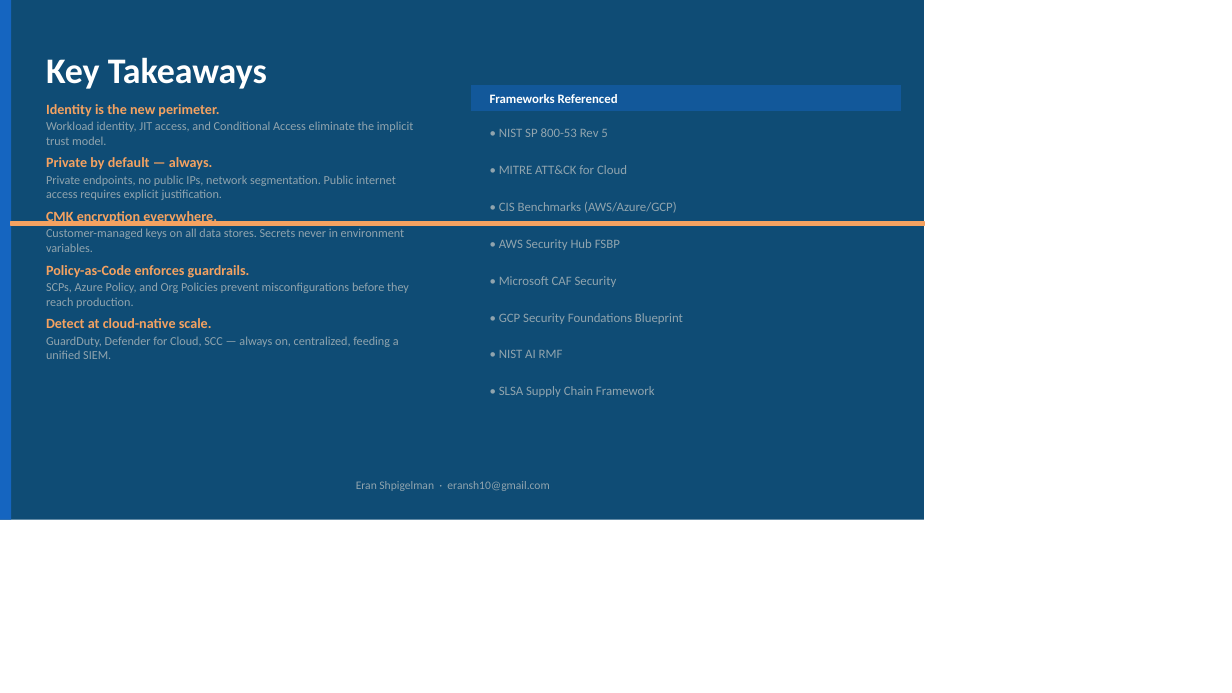
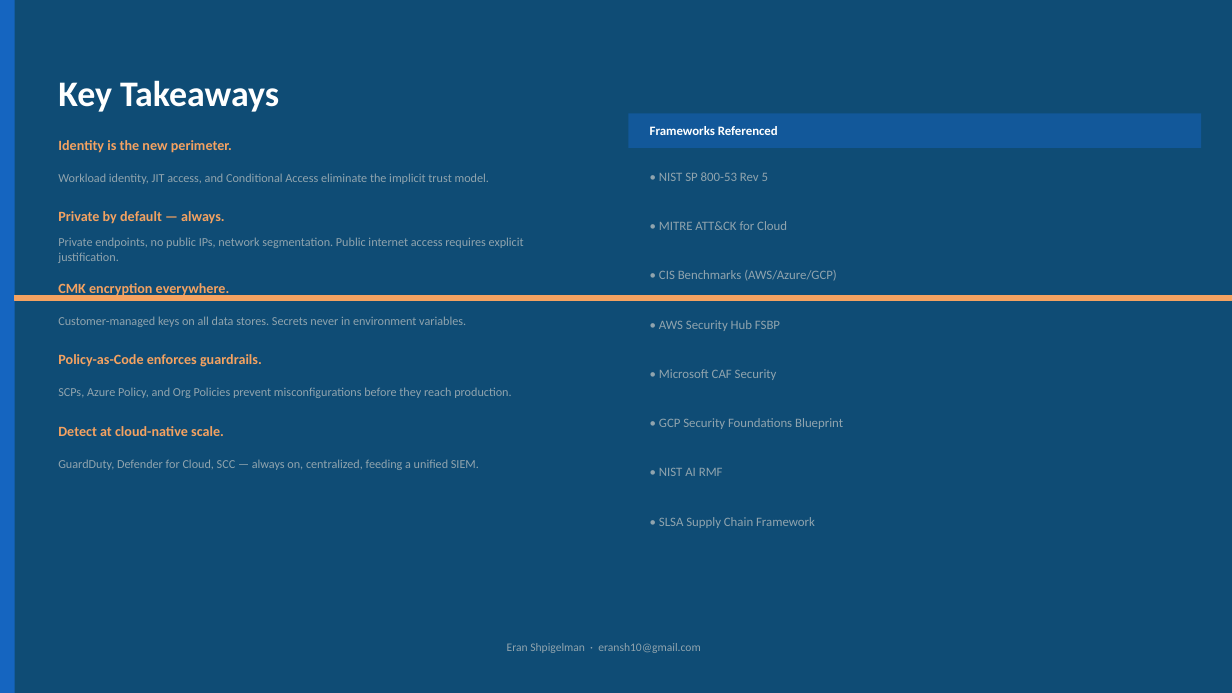
Before and after one commit to eransh10/Security-Architecture-Guidelines-Best-Practices, a slide deck: slide 45 of Cloud/cloud_security_architecture_deck.pptx. Drawn at 1232x693 pixels with LibreOffice and Linux fonts; fonts in the diff are those of the drawing. Boxes give left, top, right and bottom in pixels: in the first picture for what was removed or moved away, otherwise in the second. Text is boxed around its words. In the diff, an @@ line names an element or a change of style, - is before the commit and + after.

Commit message:
sync cloud deck: 45-slide expanded version (Advanced Security Domains)

```diff
--- a/Cloud/cloud_security_architecture_deck.pptx
+++ b/Cloud/cloud_security_architecture_deck.pptx
@@ rectangle: place and size @@
-rectangle at box(0, 0, 924, 519)
+rectangle at box(0, 0, 1232, 693)
@@ rectangle: place and size @@
-rectangle at box(0, 0, 11, 519)
+rectangle at box(0, 0, 15, 693)
@@ text "Key Takeaways": place and size @@
-text "Key Takeaways" at box(46, 57, 267, 89)
+text "Key Takeaways" at box(58, 80, 279, 112)
@@ rectangle: place and size @@
-rectangle at box(471, 85, 901, 111)
+rectangle at box(628, 114, 1202, 148)
@@ text "Frameworks Referenced": place and size @@
-text "Frameworks Referenced" at box(490, 94, 618, 103)
+text "Frameworks Referenced" at box(650, 126, 778, 135)
@@ text "Identity is the new perimeter.": place and size @@
-text "Identity is the new perimeter." at box(46, 104, 219, 117)
+text "Identity is the new perimeter." at box(58, 140, 232, 153)
@@ text "Workload identity, JIT access, and ..." rewrapped from box(46, 121, 413, 145) to box(58, 173, 489, 184) @@
@@ text "• NIST SP 800-53 Rev ...": place and size @@
-text "• NIST SP 800-53 Rev ..." at box(499, 128, 607, 137)
+text "• NIST SP 800-53 Rev ..." at box(659, 172, 768, 181)
@@ text "Private by default — always.": place and size @@
-text "Private by default — always." at box(46, 157, 213, 170)
+text "Private by default — always." at box(58, 211, 225, 224)
@@ text "• MITRE ATT&CK for Cloud": place and size @@
-text "• MITRE ATT&CK for Cloud" at box(499, 165, 627, 174)
+text "• MITRE ATT&CK for Cloud" at box(659, 221, 787, 230)
@@ text "Private endpoints, no public IPs, ..." rewrapped from box(46, 175, 396, 200) to box(58, 237, 524, 263) @@
@@ text "• CIS Benchmarks (AWS/Azure/GCP)": place and size @@
-text "• CIS Benchmarks (AWS/Azure/GCP)" at box(499, 202, 677, 213)
+text "• CIS Benchmarks (AWS/Azure/GCP)" at box(659, 270, 837, 281)
@@ rectangle: place and size @@
-rectangle at box(11, 222, 924, 226)
+rectangle at box(15, 296, 1232, 300)
@@ text "CMK encryption everywhere.": place and size @@
-text "CMK encryption everywhere." at box(46, 209, 217, 225)
+text "CMK encryption everywhere." at box(58, 283, 230, 297)
@@ text "Customer-managed keys on all data ..." rewrapped from box(46, 228, 404, 252) to box(58, 316, 466, 327) @@
@@ text "• AWS Security Hub FSBP": place and size @@
-text "• AWS Security Hub FSBP" at box(499, 239, 620, 250)
+text "• AWS Security Hub FSBP" at box(659, 320, 780, 331)
@@ text "Policy-as-Code enforces guardrails.": place and size @@
-text "Policy-as-Code enforces guardrails." at box(46, 265, 250, 278)
+text "Policy-as-Code enforces guardrails." at box(58, 354, 262, 367)
@@ text "• Microsoft CAF Security": place and size @@
-text "• Microsoft CAF Security" at box(499, 276, 617, 287)
+text "• Microsoft CAF Security" at box(659, 369, 777, 380)
@@ text "SCPs, Azure Policy, and Org ..." rewrapped from box(46, 282, 409, 308) to box(58, 387, 511, 398) @@
@@ text "Detect at cloud-native scale.": place and size @@
-text "Detect at cloud-native scale." at box(46, 318, 212, 328)
+text "Detect at cloud-native scale." at box(58, 426, 224, 436)
@@ text "• GCP Security Foundations Blueprint": place and size @@
-text "• GCP Security Foundations Blueprint" at box(499, 313, 683, 324)
+text "• GCP Security Foundations Blueprint" at box(659, 418, 843, 429)
@@ text "GuardDuty, Defender for Cloud, SCC ..." rewrapped from box(46, 336, 399, 359) to box(58, 459, 479, 470) @@
@@ text "• NIST AI RMF": place and size @@
-text "• NIST AI RMF" at box(499, 350, 563, 358)
+text "• NIST AI RMF" at box(659, 468, 723, 476)
@@ text "• SLSA Supply Chain Framework": place and size @@
-text "• SLSA Supply Chain Framework" at box(499, 386, 655, 397)
+text "• SLSA Supply Chain Framework" at box(659, 517, 815, 528)
@@ text "Eran Shpigelman · eransh10@gmail.com": place and size @@
-text "Eran Shpigelman · eransh10@gmail.com" at box(356, 481, 549, 491)
+text "Eran Shpigelman · eransh10@gmail.com" at box(507, 643, 700, 653)
```
Also in this commit, not shown: 44 other slides changed.
